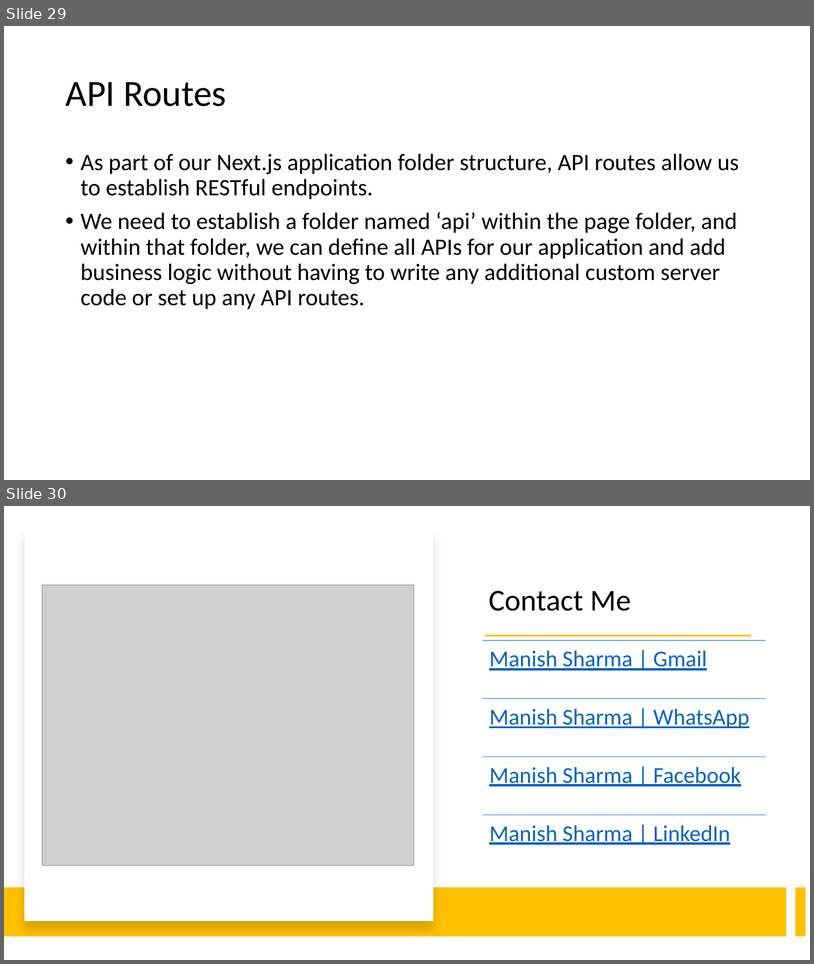
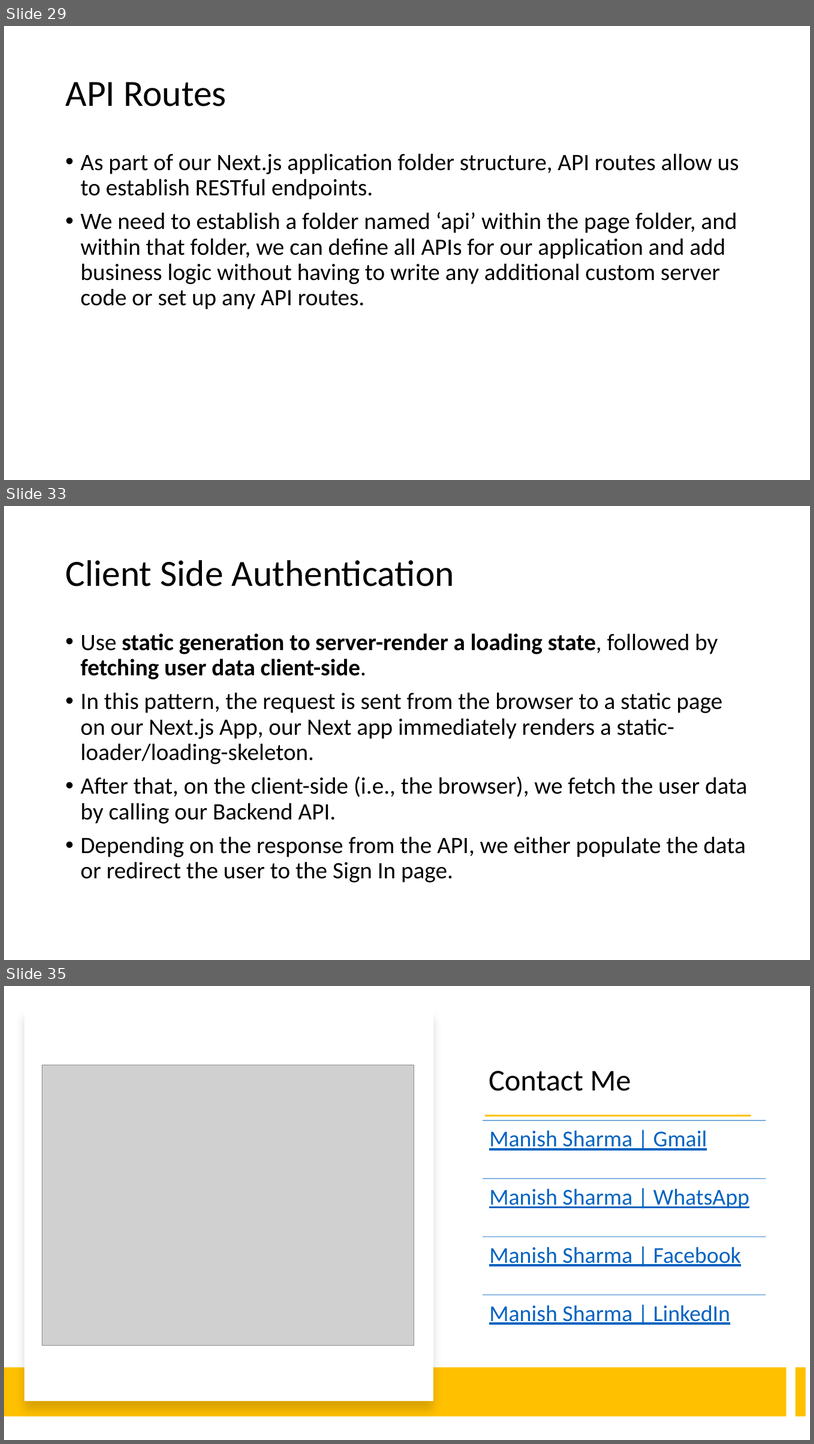
Before and after one commit to manishvbn/NextJS_Jun22, a slide deck: Notes/NextJS.pptx. Shown one above the other, each under a label of ours: slides 29 and 30 before the commit, slides 29, 33 and 35 after it; the slides between them are not shown. The pictures are 814x964 and 814x1444 pixels, drawn with LibreOffice and Linux fonts; fonts in the diff are those of the drawing; grey boxes stand for pictures. Boxes give left, top, right and bottom in pixels: in the first picture for what was removed or moved away, otherwise in the second. Text is boxed around its words. In the diff, an @@ line names an element or a change of style, - is before the commit and + after.

```diff
--- a/Notes/NextJS.pptx
+++ b/Notes/NextJS.pptx
@@ slide 33 added at [4, 506, 810, 960], background #FFFFFF @@
@@ title added at [65, 560, 455, 586], 44 pt, text #000000 @@
+Client Side Authentication
@@ text added at [81, 633, 747, 882], 28 pt, text #000000 @@
+• Use static generation to server-render a loading state, followed by fetching user data client-side.
+• In this pattern, the request is sent from the browser to a static page on our Next.js App, our Next app immediately renders a static-loader/loading-skeleton.
+• After that, on the client-side (i.e., the browser), we fetch the user data by calling our Backend API.
+• Depending on the response from the API, we either populate the data or redirect the user to the Sign In page.
@@ what was slide 30 is now slide 35 @@
```
Also in this commit, not shown: 4 other slides added.
